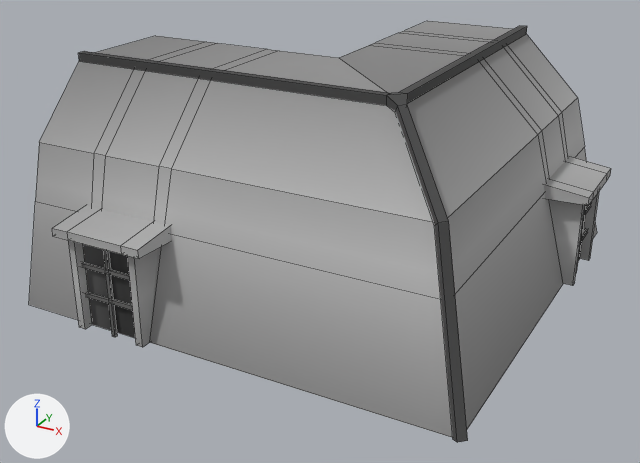
The FBX model Assets/Meshes/RoofCorner.fbx as it was, and as the next commit left it.
Before and after are seen from a camera (50 mm lens) standing at (5.55, -4.8, 3.72) and looking at (2.01, 1.64, 0.5). The axes (+X, +Y, +Z) are drawn at lower left. The lights are the same throughout. Mesh edges are drawn as thin lines.

The first picture shows 'roofCorner'.
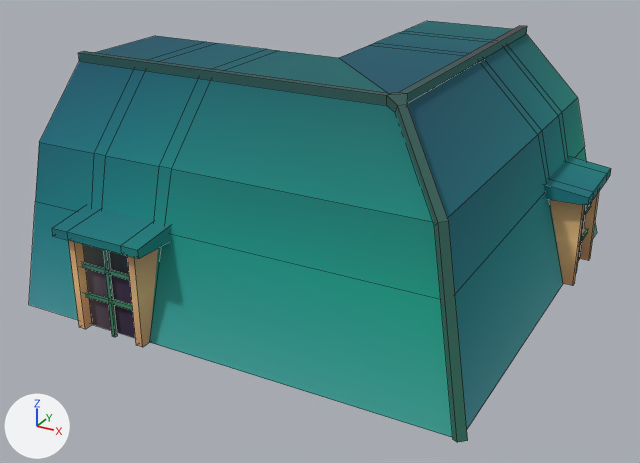
What differs and where, as boxes (x1, y1, x2, y2) in the pictures (640 x 463 px):
```json
{"object": "roofCorner", "change": "surface changed", "before": [29, 21, 611, 443], "after": [29, 21, 611, 443], "on screen": "grey to cyan"}
{"part": 1, "of": "me_cube_017", "change": "surface changed", "before": [29, 21, 611, 438], "after": [29, 21, 611, 438], "on screen": "grey to cyan"}
```

Edits to the scene script, one JSON object a line:
```json
{"op": "add", "block": "img_paletttte_png", "code": ["img_paletttte_png = load_image('Paletttte.png', '../Materials/Paletttte.png', 8, 8, 'sRGB')"]}
{"op": "set", "path": "mat_trimsheet.texture", "old": "img_palettttegrayscale_png", "new": "img_paletttte_png"}
{"block": "me_cube_017", "where": "me_cube_017.from_pydata(...)  # 223 vertices, 159 faces; spans x 0.0..4.15, y -0.15..4.0, z -0.03..2.04"}
{"block": "me_cube_017", "where": "# used by ob_roofcorner; location = (0.0, 0.0, 0.0)"}
{"block": "me_cube_017", "change": "me_cube_017 part 1: texture (UV) coordinates of 66 of 159 faces, centred in x 0.3..4.15, y -0.15..3.7, z 0.45..2.0, changed; they spanned u 0.52..0.6, v 0.65..0.73 and now span u 0.66..0.73, v 0.28..0.35"}
```
